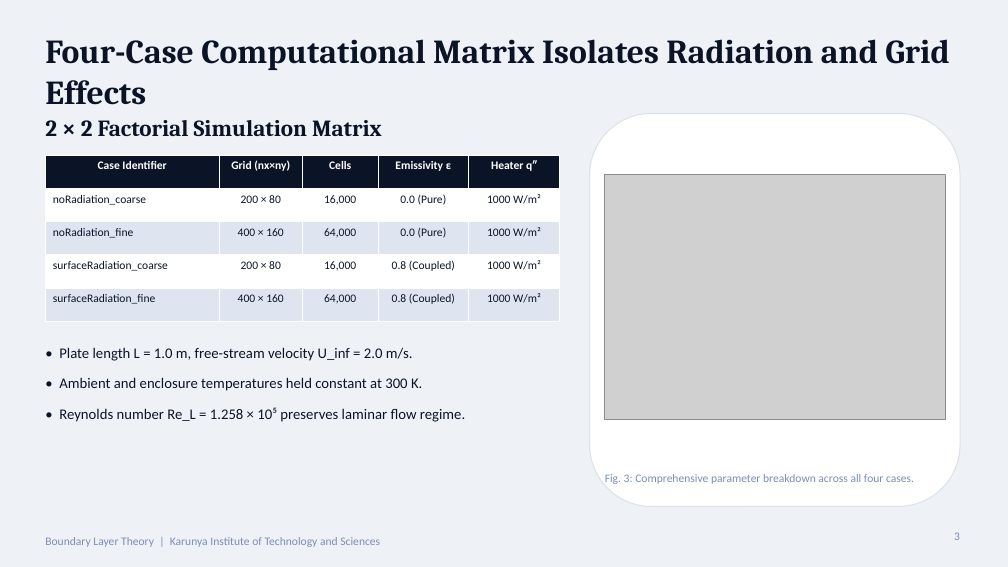
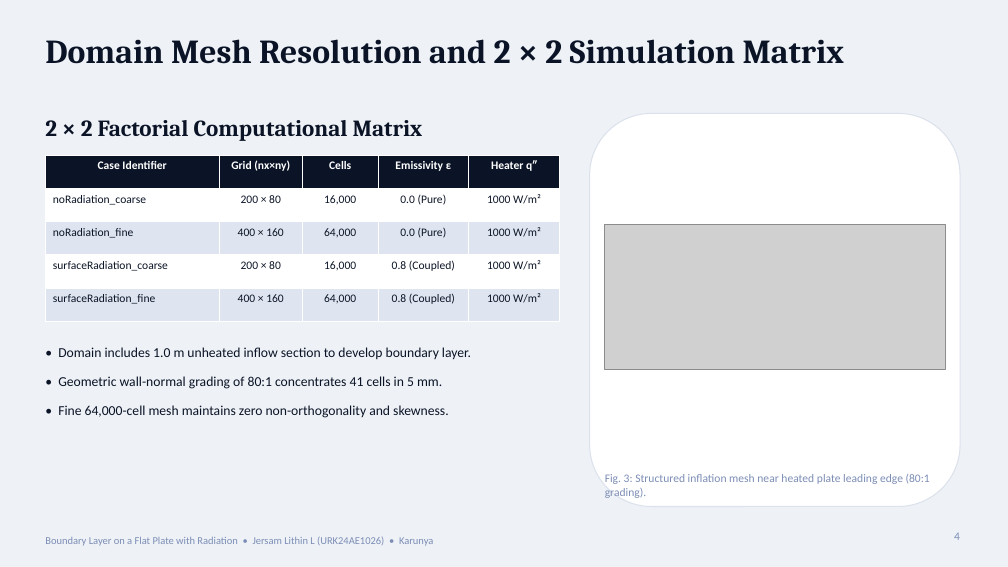
Before and after one commit to Jersam-l/flat-plate-with-radiation-cfd, a slide deck: slide 4 of Flat_Plate_Radiation_CFD_Pitch.pptx (slide 3 before the commit). Drawn at 1008x567 pixels with LibreOffice and Linux fonts; fonts in the diff are those of the drawing; grey boxes stand for pictures. Boxes give left, top, right and bottom in pixels: in the first picture for what was removed or moved away, otherwise in the second. Text is boxed around its words. In the diff, an @@ line names an element or a change of style, - is before the commit and + after.

Commit message:
feat(pitch): minimal 8-slide academic presentation for Jersam Lithin L

```diff
--- a/Flat_Plate_Radiation_CFD_Pitch.pptx
+++ b/Flat_Plate_Radiation_CFD_Pitch.pptx
@@ text at (45,39,845,64): text changed @@
-Four-Case Computational Matrix Isolates Radiation and Grid Effects
+Domain Mesh Resolution and 2 × 2 Simulation Matrix
@@ text at (45,120,423,141): text changed @@
-2 × 2 Factorial Simulation Matrix
+2 × 2 Factorial Computational Matrix
@@ picture: place and size @@
-picture at (605,175,945,419)
+picture at (605,225,945,369)
@@ text at (58,347,471,418): text changed; size 14 to 13 pt @@
-• Plate length L = 1.0 m, free-stream velocity U_inf = 2.0 m/s.
-• Ambient and enclosure temperatures held constant at 300 K.
-• Reynolds number Re_L = 1.258 × 10⁵ preserves laminar flow regime.
+• Domain includes 1.0 m unheated inflow section to develop boundary layer.
+• Geometric wall-normal grading of 80:1 concentrates 41 cells in 5 mm.
+• Fine 64,000-cell mesh maintains zero non-orthogonality and skewness.
@@ text at (605,474,930,498): text changed @@
-Fig. 3: Comprehensive parameter breakdown across all four cases.
+Fig. 3: Structured inflation mesh near heated plate leading edge (80:1 grading).
@@ text at (45,537,433,546): text changed; size 11 to 10 pt @@
-Boundary Layer Theory | Karunya Institute of Technology and Sciences
+Boundary Layer on a Flat Plate with Radiation • Jersam Lithin L (URK24AE1026) • Karunya
@@ text at (954,533,960,540): text changed @@
-3
+4
```
Also in this commit, not shown: 7 other slides changed, 6 slides removed, 25 other files.
